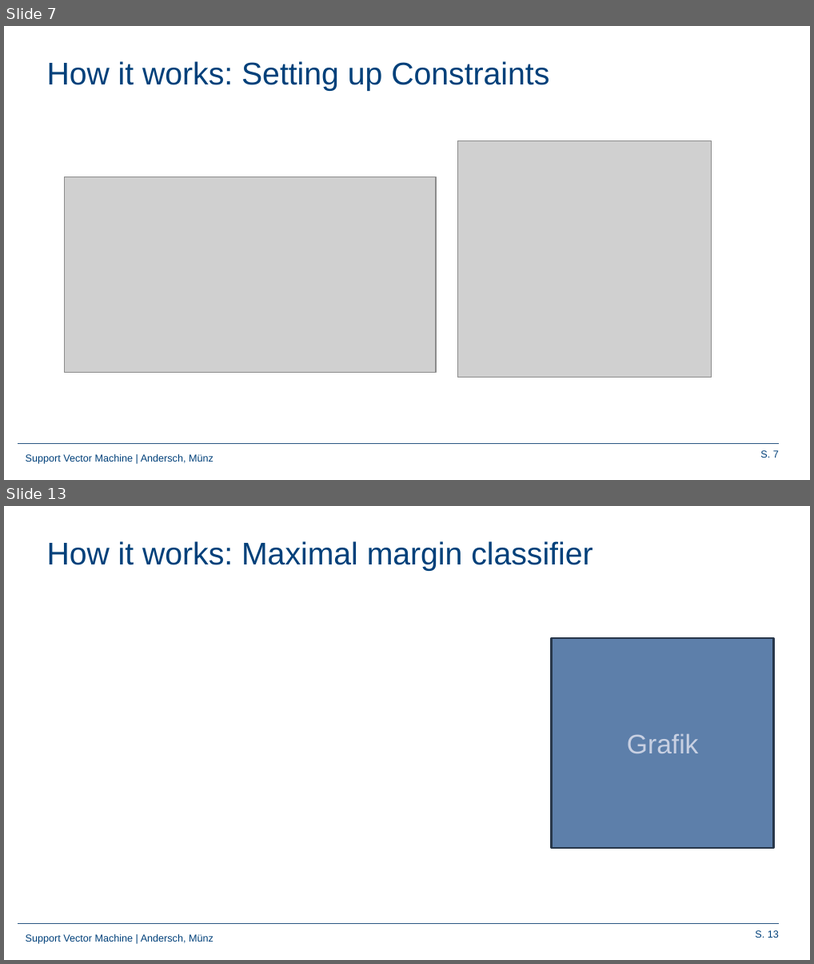
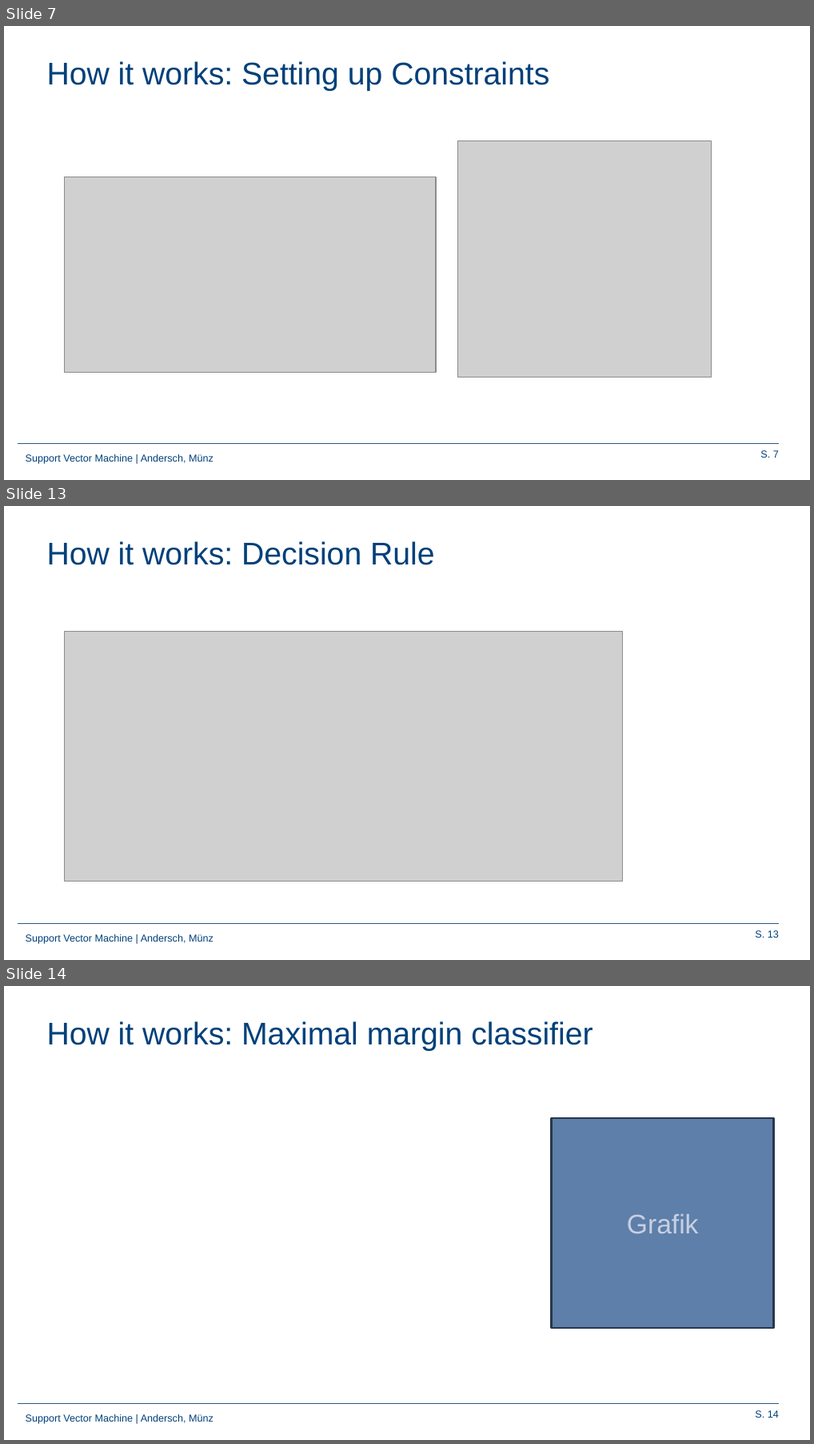
Before and after one commit to Frandersch/Statistical-Machine-Learning, a slide deck: Präsentation/Support Vector Machines.pptx. Shown one above the other, each under a label of ours: slides 7 and 13 before the commit, slides 7, 13 and 14 after it; the slides between them are not shown. The pictures are 814x964 and 814x1444 pixels, drawn with LibreOffice and Linux fonts; fonts in the diff are those of the drawing; grey boxes stand for pictures; background and template pictures are left out. Boxes give left, top, right and bottom in pixels: in the first picture for what was removed or moved away, otherwise in the second. Text is boxed around its words. In the diff, an @@ line names an element or a change of style, - is before the commit and + after.

Commit message:
decision rule

```diff
--- a/Präsentation/Support Vector Machines.pptx
+++ b/Präsentation/Support Vector Machines.pptx
@@ slide 13 added at [4,506,810,960], background #FFFFFF; not listed: 3 template elements that a slide beside it also shows @@
@@ title added at [47,541,435,565], 28 pt, text #00407A @@
+How it works: Decision Rule
@@ picture added at [65,631,623,880] @@
@@ what was slide 13 is now slide 14 @@
@@ page number at [755,1410,779,1417]: text changed @@
-S. 13
+S. 14
```
Also in this commit, not shown: 3 slides changed, 5 other files.
